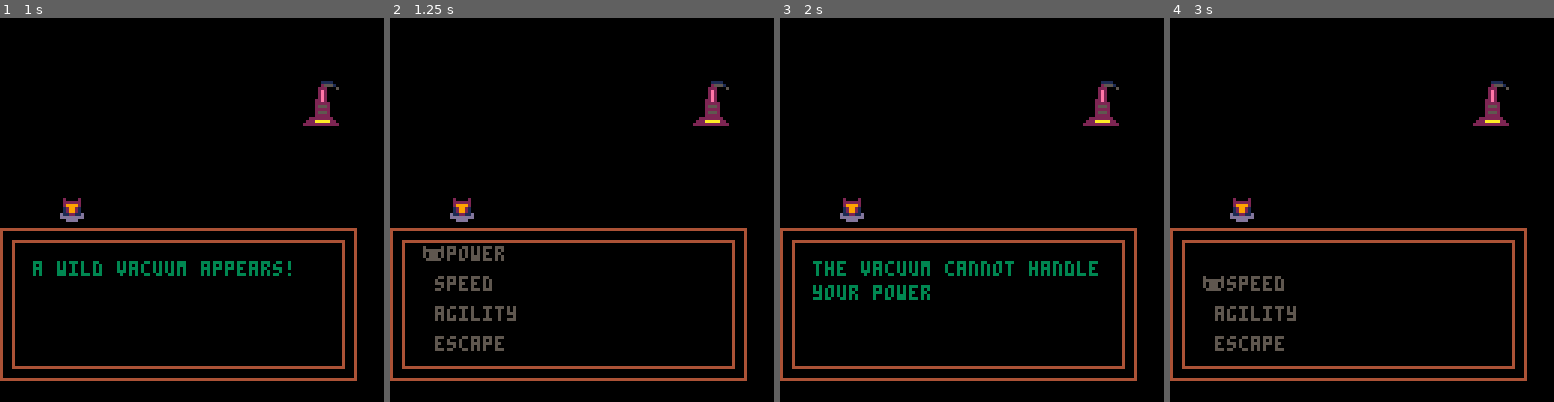
Above: before the commit, frames 1-4 (left to right).
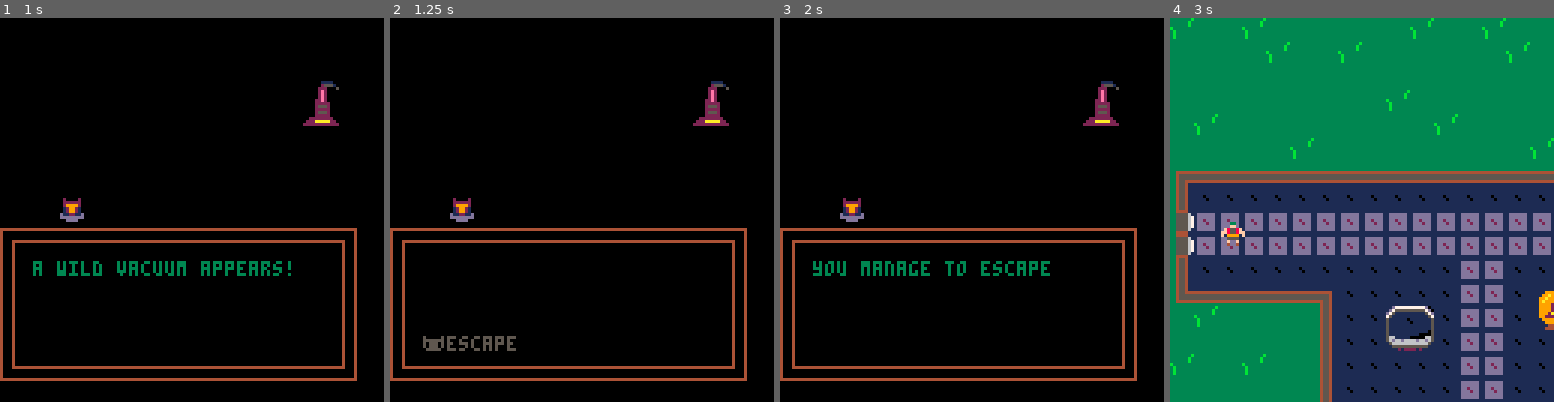
Above: after the commit, the same moments.

Repository: MarkNickerson/GymSim
Game: PICO-8 cartridge gymsim.p8
Two runs of this game, one before a commit and one after it. Both use one fixed random seed, a clock stepped at 60 frames per second and the inputs below.
Inputs:
- Up to frame 1 (1 s): tap X (X key) at 0.33 s; tap O (Z key) at 0.7 s
- Up to frame 2 (1.25 s): tap X (X key) at 1.07 s
- Up to frame 3 (2 s): hold Right from 1.6 s (still down); tap O (Z key) at 1.7 s; tap X (X key) at 1.85 s
- Up to frame 4 (3 s): release Right at 2.1 s; tap O (Z key) at 2.1, 2.5, 2.9 s; hold Up 2.15-2.42 s; hold Right from 2.47 s (still down); tap X (X key) at 2.97 s

Frame 1 is identical in both runs. In frame 2, 1.5% of the frame differs, in the area x 8-33%, y 59-87%; in frame 3, 1.5%; in frame 4, 99%, in the area x 0-100%, y 0-100%.

Commit message:
Adding running song and feather song Skills are only usable after completed the appropriate minigam.

Diff:
--- a/gymsim.p8
+++ b/gymsim.p8
@@ -50,11 +50,11 @@
 -- what to print on the next boss move
 boss_move = "the boss does something"
 -- which workouts have been completed
-completed_tasks = {true, true, true, true}
+completed_tasks = {false, false, false, true} -- run, feather, post
 -- which boss options have been chosen
 chosen_boss_options = {false, false, false, false}
 -- text to show for each boss option
-boss_fight_options = {"power", "speed", "agility", "escape"}
+boss_fight_options = {"speed", "agility", "power", "escape"}
 -- boss responses
 boss_response = {}
 boss_response["power"] = "the vacuum cannot handle your power"
@@ -89,8 +90,8 @@
 score = 0
 show_feather = true
 timer = 0
-minuteTimer = 0
-timerMult = 50
+minutetimer = 0
+timermult = 50
 --------------------------------------------------------------------------------
 -- end global variables
 --------------------------------------------------------------------------------
@@ -107,8 +108,9 @@
 end
 
 function _update60()
+
   solid = solid_tile(player.x, player.y)
-  minuteTimer += 1
+  minutetimer += 1
   if state == game_states.splash then
     update_splash()
   elseif state == game_states.gym then
@@ -278,12 +280,12 @@
   timer += 1
   local lx=player.x
   local ly=player.y
-  if (flr(minuteTimer/60) <= 10) then
-    timerMult = 50
-  elseif (flr(minuteTimer/60) > 10) and (flr(minuteTimer/60) <= 20) then
-    timerMult = 45
-  elseif (flr(minuteTimer/60) > 20) and (flr(minuteTimer/60) <= 30) then
-    timerMult = 40
+  if (flr(minutetimer/60) <= 10) then
+    timermult = 50
+  elseif (flr(minutetimer/60) > 10) and (flr(minutetimer/60) <= 20) then
+    timermult = 45
+  elseif (flr(minutetimer/60) > 20) and (flr(minutetimer/60) <= 30) then
+    timermult = 40
   end
 
   --player movement
@@ -298,7 +300,7 @@
   --world collision
   if(world_collision(player)) player.x=lx player.y=ly
 
-  if timer == timerMult then
+  if timer == timermult then
     random_obj()
     if(show_feather == false) then
       create_obs(weights,25, true)
@@ -321,6 +323,7 @@
       change_state(12) -- change state to fail splash scene
     end
     if(score == 20) then
+      completed_tasks[2] = true
       change_state(11) -- change state to win splash screen
       featherboost = true
     end
@@ -465,12 +468,12 @@
 -- begin runner
 --------------------------------------------------------------------------------
 function runner_input()
-  if (flr(minuteTimer/60) <= 10) then
-    timerMult = 25
-  elseif (flr(minuteTimer/60) > 10) and (flr(minuteTimer/60) <= 20) then
-    timerMult = 15
-  elseif (flr(minuteTimer/60) > 20) and (flr(minuteTimer/60) <= 30) then
-    timerMult = 13
+  if (flr(minutetimer/60) <= 10) then
+    timermult = 25
+  elseif (flr(minutetimer/60) > 10) and (flr(minutetimer/60) <= 20) then
+    timermult = 15
+  elseif (flr(minutetimer/60) > 20) and (flr(minutetimer/60) <= 30) then
+    timermult = 13
   end
   timer += 1
 
@@ -485,7 +488,7 @@
     if (player.y>=98) player.y=96
   end
 
-  if timer == timerMult then
+  if timer == timermult then
     random_obj()
     if(show_feather == false) then
       create_obs(trash,37, false)
@@ -506,7 +509,8 @@
     if (player.hearts == 0) then
       change_state(9) -- change state to fail splash scene
     end
-    if (flr(minuteTimer/60) == 30) then
+    if (flr(minutetimer/60) == 30) then
+      completed_tasks[1] = true
       change_state(8) -- change state to win splash screen
       runningboost = true
     end
@@ -793,9 +797,9 @@
   -- for button=0,#isbuttonpressed - 1 do
   --   write("btn " .. tostr(button) .. " " .. tostr(wasbuttonreleased[button + 1]), 0,20 + button * 10, 4)
   -- end
-  --if state == game_states.boss then
-  -- write("boss state is " .. tostr(boss_state), 0,10,4)
-  --end
+  if state == game_states.boss then
+  write("boss state is " .. tostr(boss_state), 0,10,4)
+  end
   print (timer, player.x + 3, player.y - 11, 9)
 end
 
@@ -814,20 +818,22 @@
     state = game_states.gym
 
   elseif game == 2 then
+    music(22)
     player.x = 60
     player.y = 110
     player.speed = 2.5
     w = 128
     h = 128
     state = game_states.feather
-    minuteTimer = 0
+    minutetimer = 0
     score = 0
 
   elseif game == 3 then
+    music(17)
     player.x = 16
     player.y = 48
     state = game_states.runner
-    minuteTimer = 0
+    minutetimer = 0
 
   elseif game == 4 then
     state = game_states.masher
@@ -838,6 +844,10 @@
   elseif game == 6 then
     music(8)
     camera(0, 0)
+    for i=1,#chosen_boss_options do
+      chosen_boss_options[i] = false
+    end
+    selected_option = 1
     boss_move = "a wild vacuum appears!"
     boss_state = boss_states.boss_turn -- reset boss state
     state = game_states.boss
@@ -968,7 +978,7 @@
     spr(23, 92, 1)
   end
   if(state == game_states.runner) then
-    print ('timer:'..flr(minuteTimer/60), 90, 10, 0)
+    print ('timer:'..flr(minutetimer/60), 90, 10, 0)
   end
   if(state == game_states.feather) then
     print ('score:'..score, 90, 10, 0)
Not shown, changed: the music (__music__) section of gymsim.p8
Not shown, changed: the sound effects (__sfx__) section of gymsim.p8
